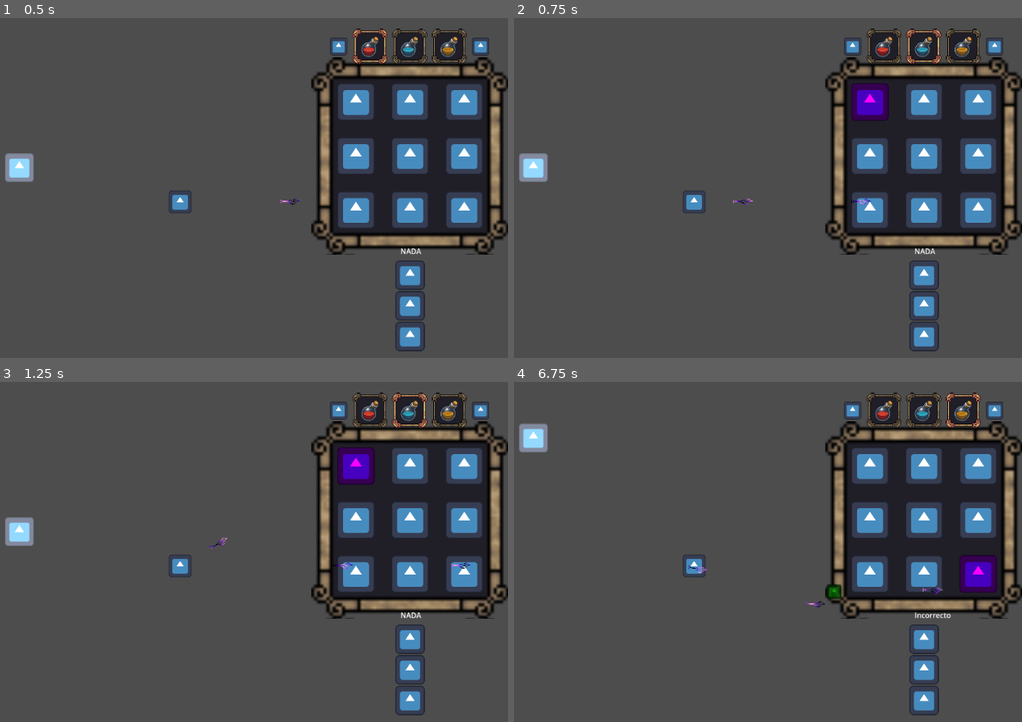
Above: before the commit, frames 1-4 (two rows, left to right).
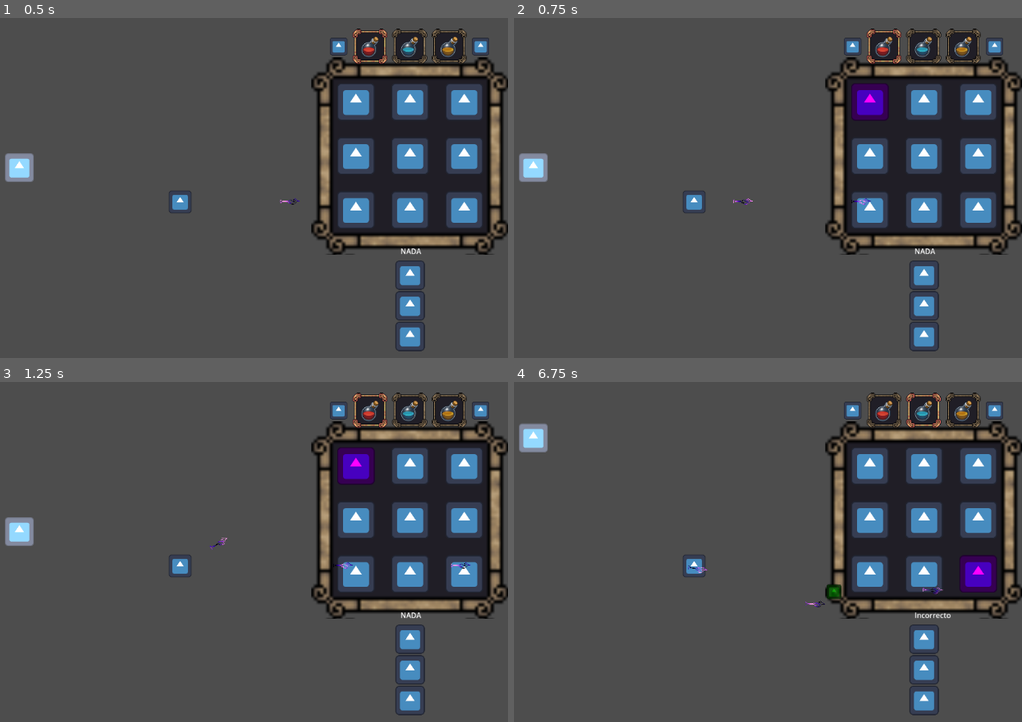
Above: after the commit, the same moments.

Repository: Irozuku/A-Painters-Nightmare-bitCrawlerStudios
Game: Godot game, scene res://scenes/main.tscn
The game is run twice, just before and just after one commit, with the same random seed, the same clock (stepped at 60 frames per second) and the same inputs. The engine's default icon, where the game draws it, is replaced by a stand-in: a white triangle on a blue panel in a dark square.
Inputs (mouse positions are in pixels of both pictures, inside the frame that each line leads up to):
- Up to frame 1 (0.5 s): no input
- Up to frame 2 (0.75 s): move the mouse to (869, 103) at 0.52 s; press the mouse at (869, 103) at 0.53 s; hold E (change_paint_right) from 0.53 s (still down); tap 2 (blue_paint) at 0.6 s
- Up to frame 3 (1.25 s): keep holding E (change_paint_right)
- Up to frame 4 (6.75 s): move the mouse to (925, 467) at 1.27 s; release E (change_paint_right) at 1.28 s; release the mouse at (925, 467) at 1.28 s; hold S (down) 1.28-2.03 s; click (925, 467) at 1.35 s; tap 1 (red_paint) at 1.55, 2.1, 4.55, 5.1 s; move the mouse to (981, 467) at 2.02 s; hold E (change_paint_right) 2.03-2.78 s; click (981, 467) at 2.17 s; tap 3 (yellow_paint) at 2.3, 2.85, 5.3, 6.6 s; tap Enter at 2.75 s; move the mouse to (869, 521) at 2.77 s; hold W (up) 2.78-3.53 s; click (869, 521) at 2.92 s; tap 2 (blue_paint) at 3.05, 3.6, 6.05 s; move the mouse to (925, 521) at 3.52 s; press the mouse at (925, 521) at 3.53 s; hold Q (change_paint_left) 3.53-5.03 s; move the mouse to (981, 521) at 4.27 s; release the mouse at (981, 521) at 4.28 s; click (981, 521) at 4.35 s; move the mouse to (869, 575) at 5.02 s; hold S (down) 5.03-5.78 s; click (869, 575) at 5.17 s; move the mouse to (925, 575) at 5.77 s; hold E (change_paint_right) 5.78-6.53 s; right-click (925, 575) at 5.85 s; click (925, 575) at 5.92 s; move the mouse to (981, 575) at 6.52 s; press the mouse at (981, 575) at 6.53 s; hold W (up) from 6.53 s (still down)

Frame 1 is identical in both runs. In frame 2, 0.3% of the frame differs, in the area x 69-85%, y 3-14%; in frame 3, 0.3%; in frame 4, 0.3%.

Commit message:
Fixed change during draw

Diff:
--- a/scenes/Brushstroke.gd
+++ b/scenes/Brushstroke.gd
@@ -1,7 +1,10 @@
 extends Line2D
 
+@onready var point_array = $"..".points
 
-@onready var point_array = $"..".points
+@onready var red_stroke = load("res://assets/stroke_sprite/stroke1.png")
+@onready var blue_stroke = load("res://assets/stroke_sprite/stroke2.png")
+@onready var yellow_stroke = load("res://assets/stroke_sprite/stroke3.png")
 
 # Called when the node enters the scene tree for the first time.
 func _ready():
@@ -10,6 +13,14 @@
 
 # Called every frame. 'delta' is the elapsed time since the previous frame.
 func _process(delta):
+	var paint = $"../PaintBar".current_index
+	if not (Input.is_action_pressed("left_click")):
+		if(paint == 0):
+			texture = red_stroke
+		elif(paint == 1):
+			texture = blue_stroke
+		elif(paint == 2):
+			texture = yellow_stroke
 	if (Input.is_action_just_released("left_click")):
 		clear_points()
 
--- a/scenes/paint_bar.gd
+++ b/scenes/paint_bar.gd
@@ -4,7 +4,7 @@
 @onready var BlueBorder = $BluePaint/BlueBorder
 @onready var YellowBorder = $YellowPaint/YellowBorder
 
-@onready var PaintList = [RedBorder, BlueBorder, YellowBorder]
+@onready var paint_array = [RedBorder, BlueBorder, YellowBorder]
 @onready var current_index
 
 @onready var active = load("res://assets/border_sprite/border_on.png")
@@ -17,32 +17,33 @@
 
 # Change the active paint color
 func change_active(paint):
-	for border in PaintList:
+	for border in paint_array:
 		border.texture = inactive
 	current_index = paint
-	PaintList[current_index].texture = active
+	paint_array[current_index].texture = active
 
 func shift_active_right():
 	current_index = (current_index+1)%3
-	for border in PaintList:
+	for border in paint_array:
 		border.texture = inactive
-	PaintList[current_index].texture = active
+	paint_array[current_index].texture = active
 
 func shift_active_left():
 	current_index = (current_index-1)%3
-	for border in PaintList:
+	for border in paint_array:
 		border.texture = inactive
-	PaintList[current_index].texture = active
+	paint_array[current_index].texture = active
 
 # Called every frame. 'delta' is the elapsed time since the previous frame.
 func _process(delta):
-	if (Input.is_action_just_pressed("red_paint")):
-		change_active(0)
-	if (Input.is_action_just_pressed("blue_paint")):
-		change_active(1)
-	if (Input.is_action_just_pressed("yellow_paint")):
-		change_active(2)
-	if (Input.is_action_just_pressed("change_paint_left")):
-		shift_active_left()
-	if (Input.is_action_just_pressed("change_paint_right")):
-		shift_active_right()
+	if not (Input.is_action_pressed("left_click")):
+		if (Input.is_action_just_pressed("red_paint")):
+			change_active(0)
+		elif (Input.is_action_just_pressed("blue_paint")):
+			change_active(1)
+		elif (Input.is_action_just_pressed("yellow_paint")):
+			change_active(2)
+		elif (Input.is_action_just_pressed("change_paint_left")):
+			shift_active_left()
+		elif (Input.is_action_just_pressed("change_paint_right")):
+			shift_active_right()
